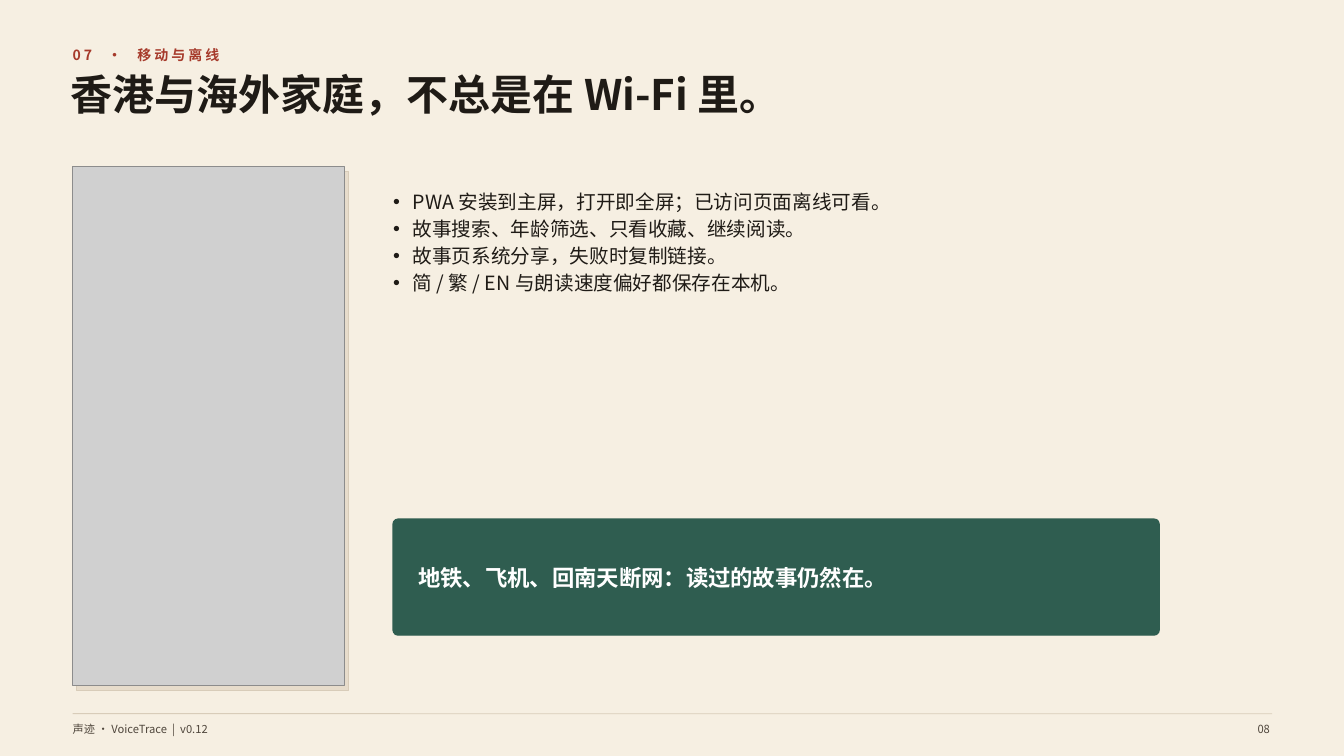
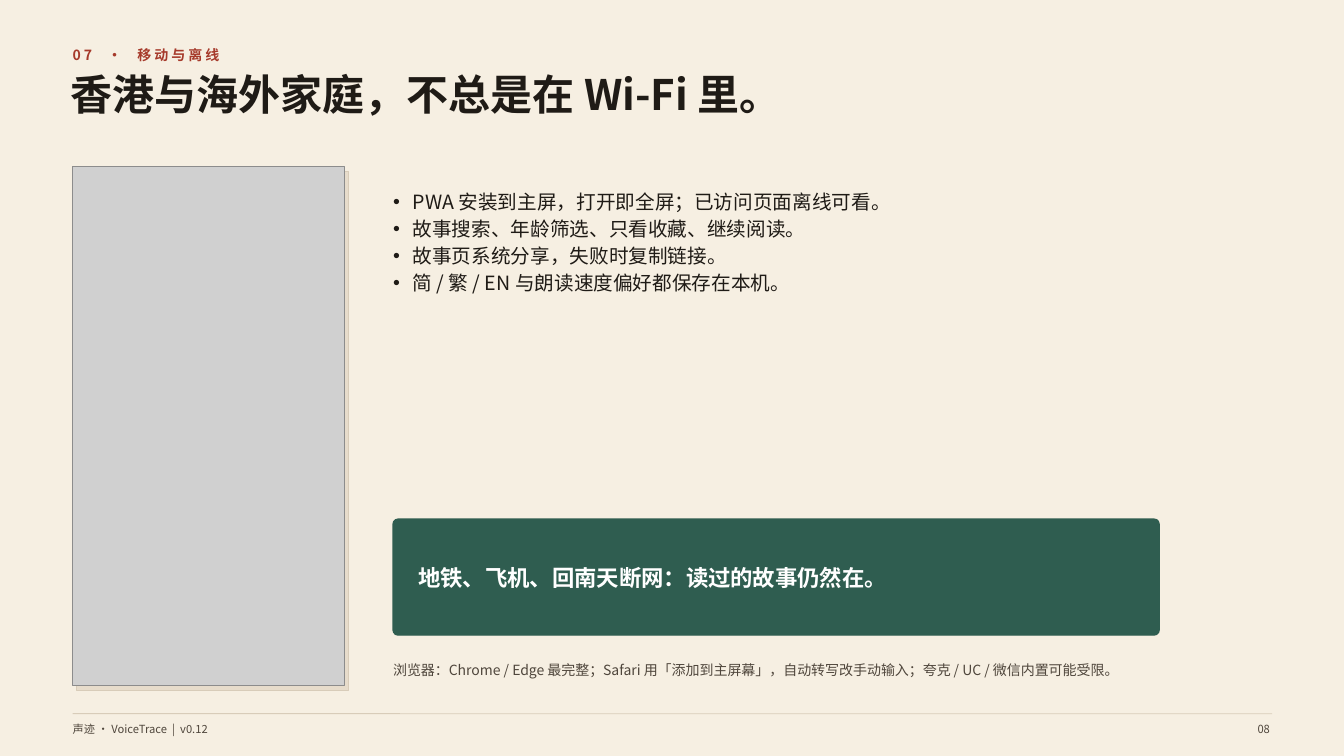
Before and after one commit to flashJJ/voicetrace, a slide deck: slide 8 of deliverables/VoiceTrace-声迹-路演.pptx. Drawn at 1344x756 pixels with LibreOffice and Linux fonts; fonts in the diff are those of the drawing; grey boxes stand for pictures. Boxes give left, top, right and bottom in pixels: in the first picture for what was removed or moved away, otherwise in the second. Text is boxed around its words. In the diff, an @@ line names an element or a change of style, - is before the commit and + after.

Commit message:
docs: 产品说明与路演补浏览器兼容说明

```diff
--- a/deliverables/VoiceTrace-声迹-路演.pptx
+++ b/deliverables/VoiceTrace-声迹-路演.pptx
@@ text added at (x1=393, y1=663, x2=1119, y2=679), 10 pt, text #4F463C @@
+浏览器：Chrome / Edge 最完整；Safari 用「添加到主屏幕」，自动转写改手动输入；夸克 / UC / 微信内置可能受限。
```
Also in this commit, not shown: 3 other files.
